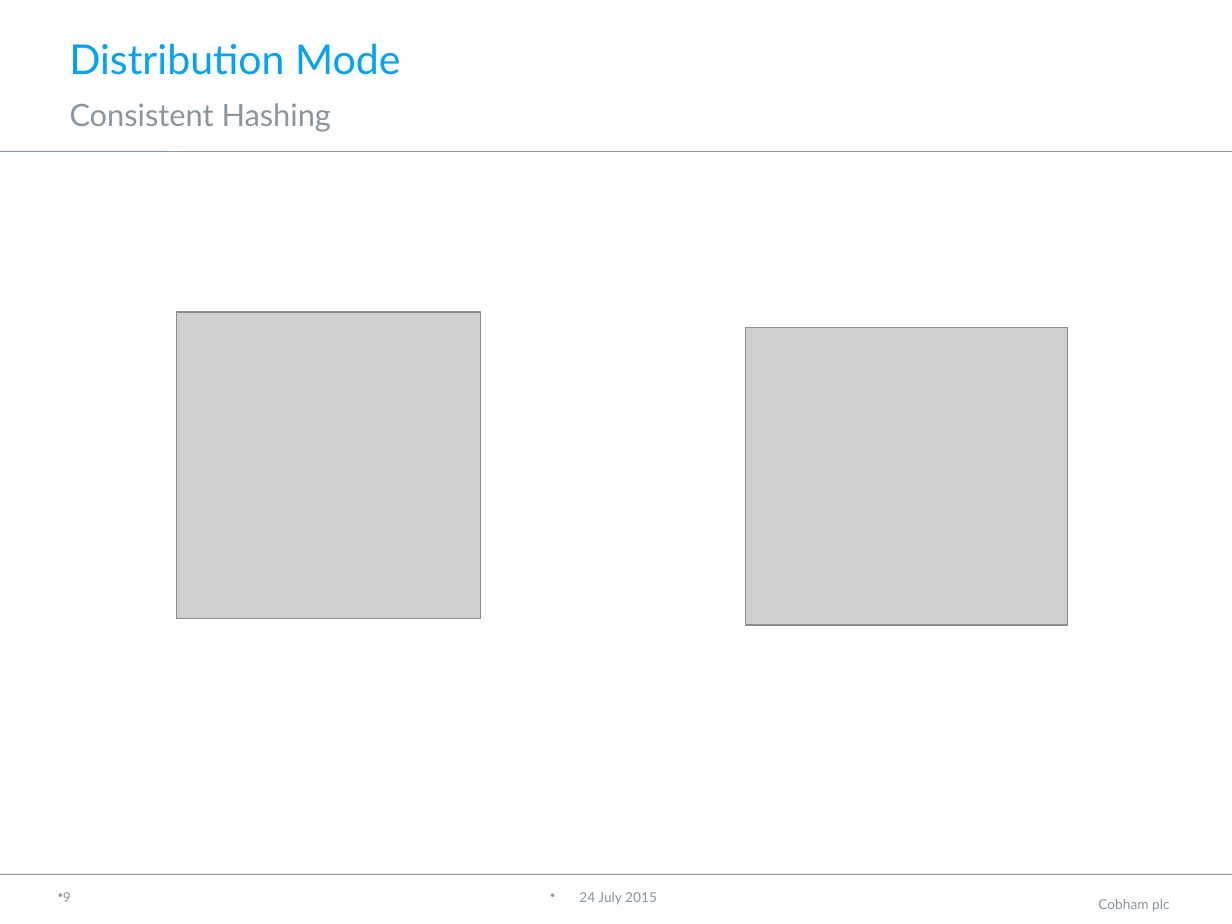
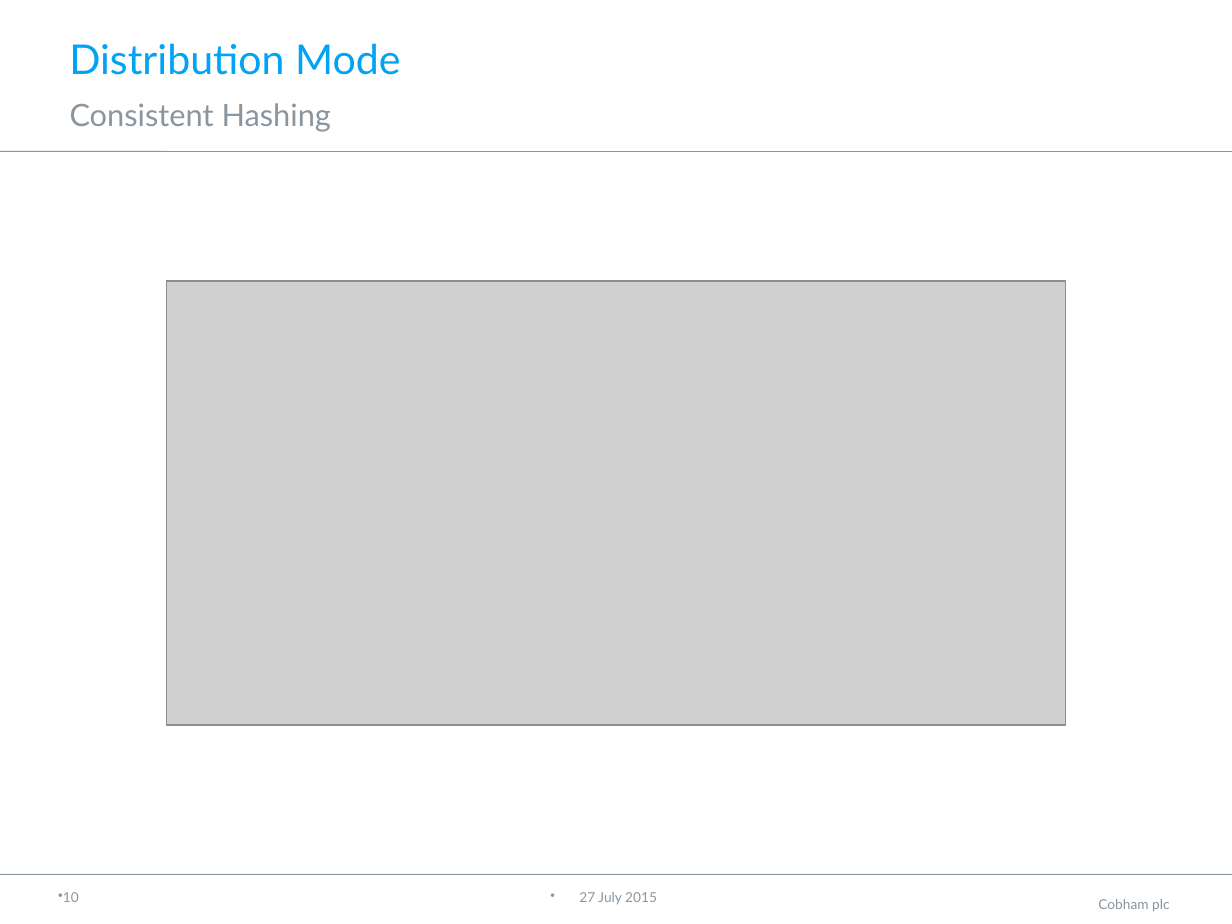
Before and after one commit to neha-bansal/Demos, a slide deck: slide 11 of infinispan-embedded-tutorial/Infinispan.pptx (slide 10 before the commit). Drawn at 1232x924 pixels with LibreOffice and Linux fonts; fonts in the diff are those of the drawing; grey boxes stand for pictures; background and template pictures are left out. Boxes give left, top, right and bottom in pixels: in the first picture for what was removed or moved away, otherwise in the second. Text is boxed around its words. In the diff, an @@ line names an element or a change of style, - is before the commit and + after.

```diff
--- a/infinispan-embedded-tutorial/Infinispan.pptx
+++ b/infinispan-embedded-tutorial/Infinispan.pptx
@@ picture added at (166,281,1064,724) @@
@@ picture removed at (176,312,480,618) @@
@@ picture removed at (745,328,1067,626) @@
@@ page number at (63,892,79,902): text changed @@
-9
+10
@@ text at (579,892,657,904): text changed @@
-24 July 2015
+27 July 2015
```
Also in this commit, not shown: 12 other slides changed, 2 slides added, 14 other files.
